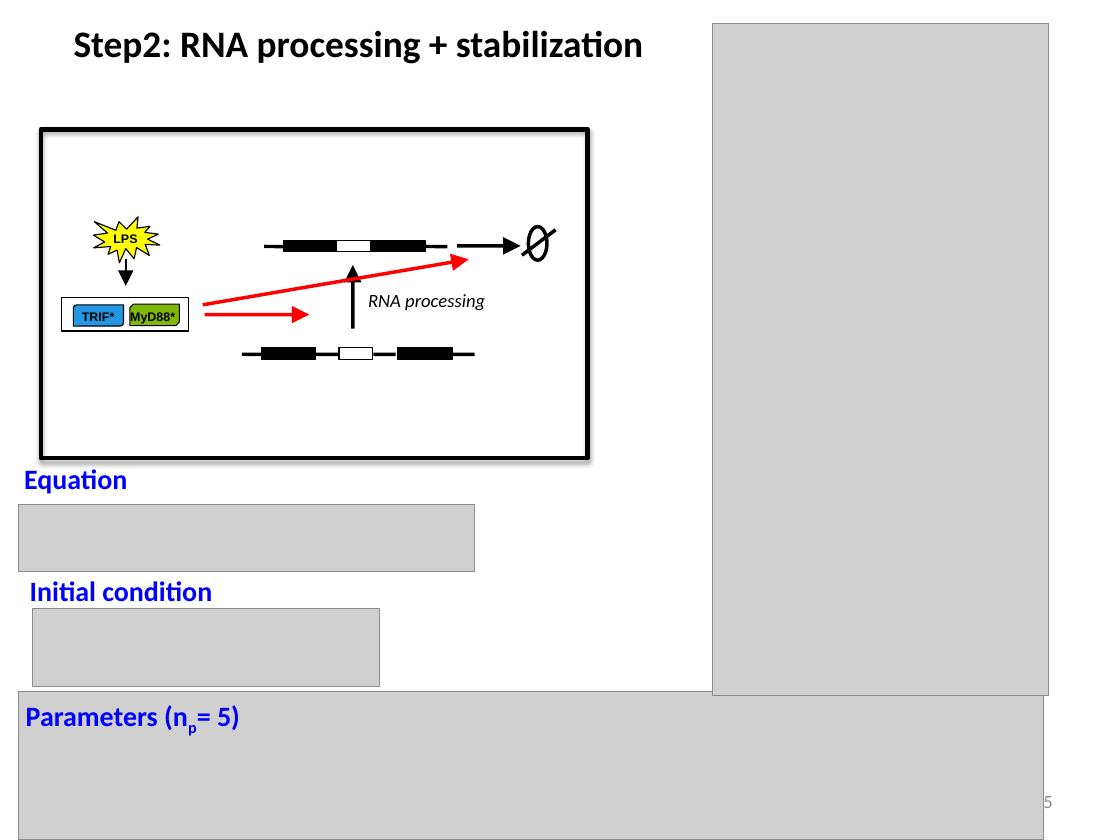
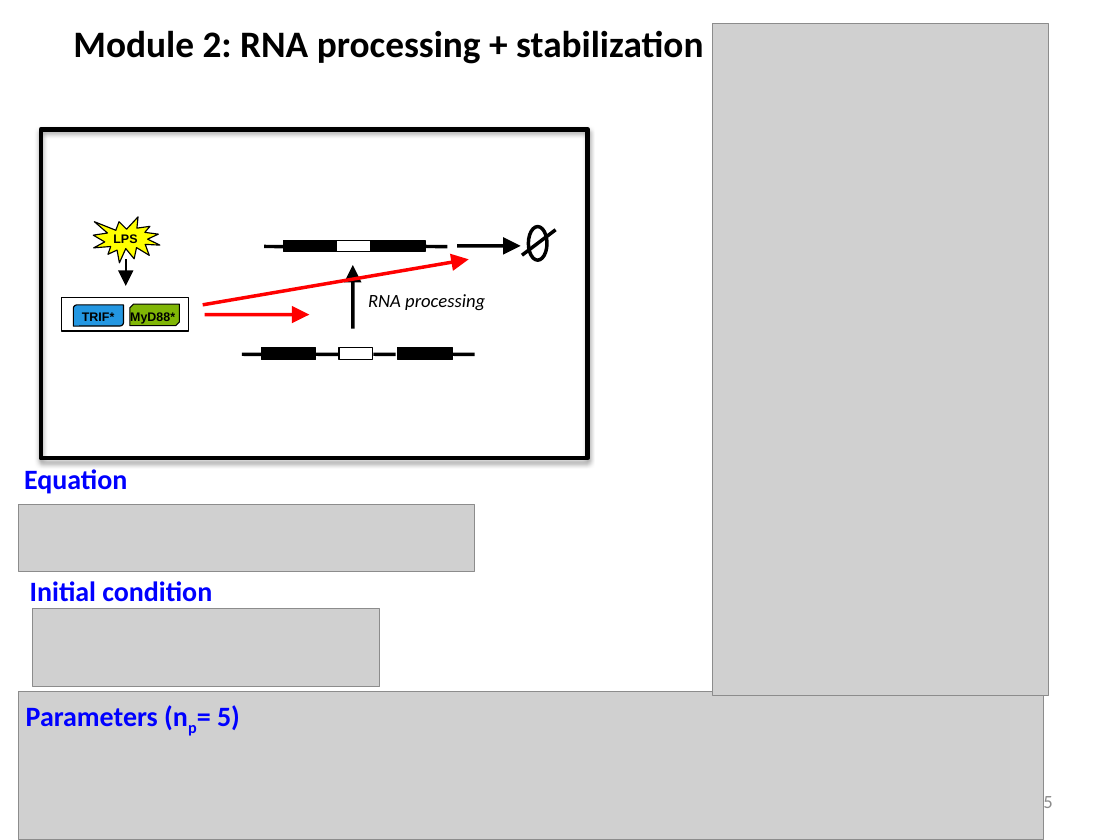
Before and after one commit to biomystery/TNF_regulation, a slide deck: slide 5 of TNF_Slides.pptx. Drawn at 1120x840 pixels with LibreOffice and Linux fonts; fonts in the diff are those of the drawing; grey boxes stand for pictures. Boxes give left, top, right and bottom in pixels: in the first picture for what was removed or moved away, otherwise in the second. Text is boxed around its words. In the diff, an @@ line names an element or a change of style, - is before the commit and + after.

```diff
--- a/TNF_Slides.pptx
+++ b/TNF_Slides.pptx
@@ text at (73, 30, 703, 64): text changed @@
-Step2: RNA processing + stabilization
+Module 2: RNA processing + stabilization
```
Also in this commit, not shown: 1 slide added, 25 other files.
